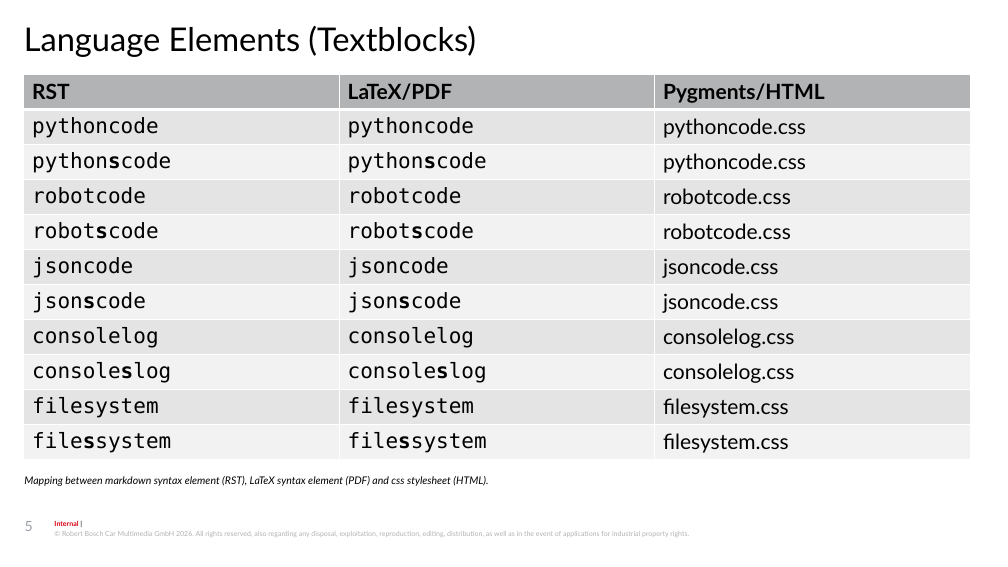
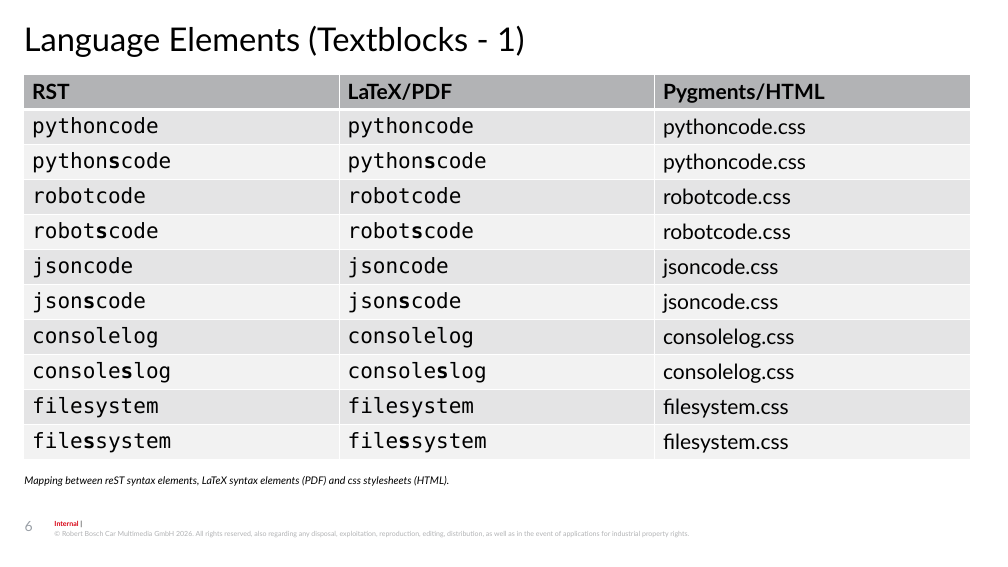
Before and after one commit to test-fullautomation/python-genpackagedoc, a slide deck: slide 6 of concept/genpackagedoc_concept.pptx (slide 5 before the commit). Drawn at 1008x567 pixels with LibreOffice and Linux fonts; fonts in the diff are those of the drawing; background and template pictures are left out. Boxes give left, top, right and bottom in pixels: in the first picture for what was removed or moved away, otherwise in the second. Text is boxed around its words. In the diff, an @@ line names an element or a change of style, - is before the commit and + after.

```diff
--- a/concept/genpackagedoc_concept.pptx
+++ b/concept/genpackagedoc_concept.pptx
@@ text at [24,26,525,57]: text changed @@
-Language Elements (Textblocks)
+Language Elements (Textblocks - 1)
@@ text at [24,476,449,486]: text changed @@
-Mapping between markdown syntax element (RST), LaTeX syntax element (PDF) and css stylesheet (HTML).
+Mapping between reST syntax elements, LaTeX syntax elements (PDF) and css stylesheets (HTML).
@@ page number at [25,521,33,531]: text changed @@
-5
+6
```
Also in this commit, not shown: 4 other slides changed, 2 slides added, 6 other files.
